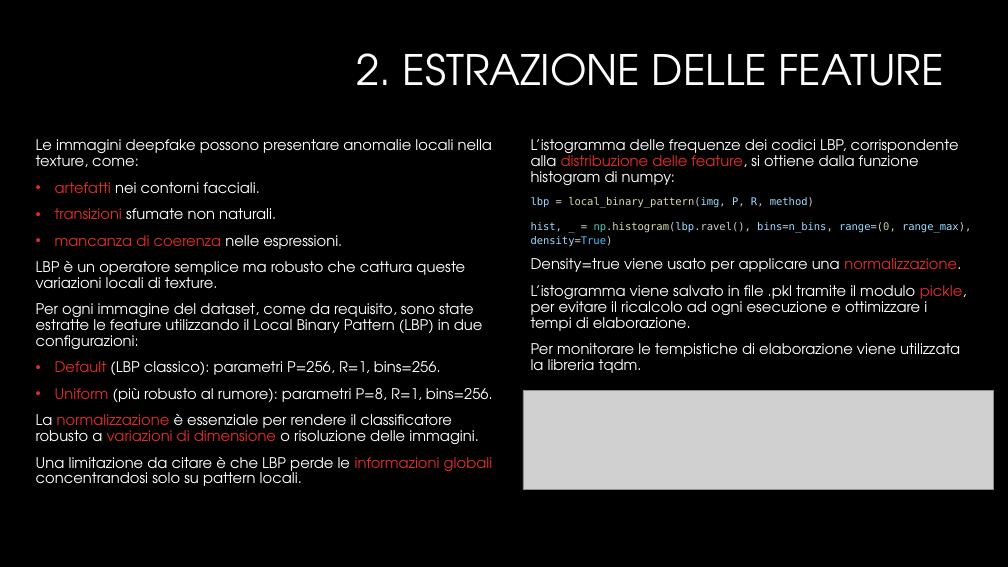
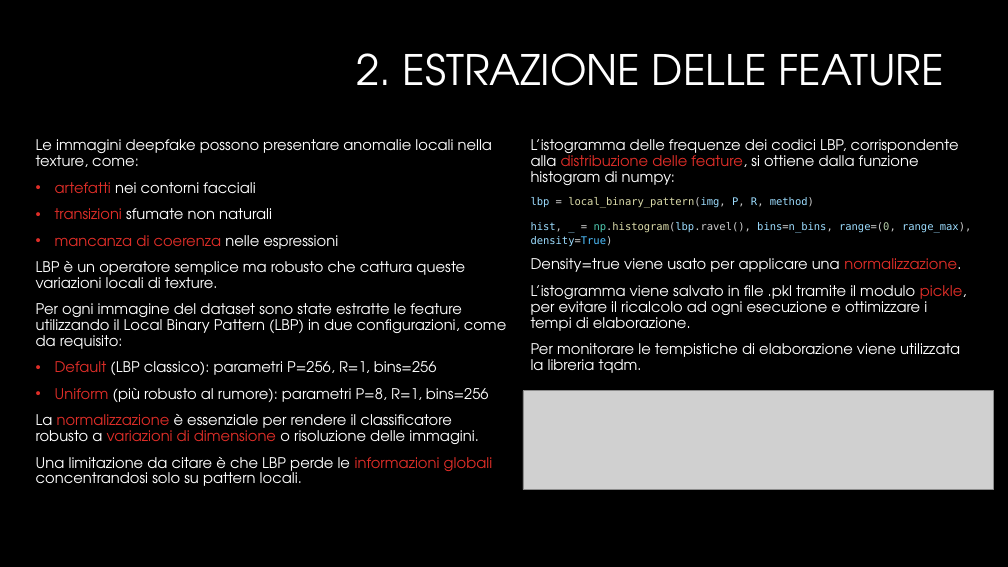
Before and after one commit to Agostino-M/ComputerVisionAssignments, a slide deck: slide 4 of Assignment_2_Messina_A.pptx. Drawn at 1008x567 pixels with LibreOffice and Linux fonts; fonts in the diff are those of the drawing; grey boxes stand for pictures; background and template pictures are left out. Boxes give left, top, right and bottom in pixels: in the first picture for what was removed or moved away, otherwise in the second. Text is boxed around its words. In the diff, an @@ line names an element or a change of style, - is before the commit and + after.

```diff
--- a/Assignment_2_Messina_A.pptx
+++ b/Assignment_2_Messina_A.pptx
@@ text at (x1=55, y1=182, x2=338, y2=249): text changed @@
-• artefatti nei contorni facciali.
-• transizioni sfumate non naturali.
-• mancanza di coerenza nelle espressioni.
+• artefatti nei contorni facciali
+• transizioni sfumate non naturali
+• mancanza di coerenza nelle espressioni
@@ text at (x1=36, y1=303, x2=507, y2=402): text changed @@
-Per ogni immagine del dataset, come da requisito, sono state estratte le feature utilizzando il Local Binary Pattern (LBP) in due configurazioni:
-• Default (LBP classico): parametri P=256, R=1, bins=256.
-• Uniform (più robusto al rumore): parametri P=8, R=1, bins=256.
+Per ogni immagine del dataset sono state estratte le feature utilizzando il Local Binary Pattern (LBP) in due configurazioni, come da requisito:
+• Default (LBP classico): parametri P=256, R=1, bins=256
+• Uniform (più robusto al rumore): parametri P=8, R=1, bins=256
```
Also in this commit, not shown: 5 other slides changed, 1 other file.
